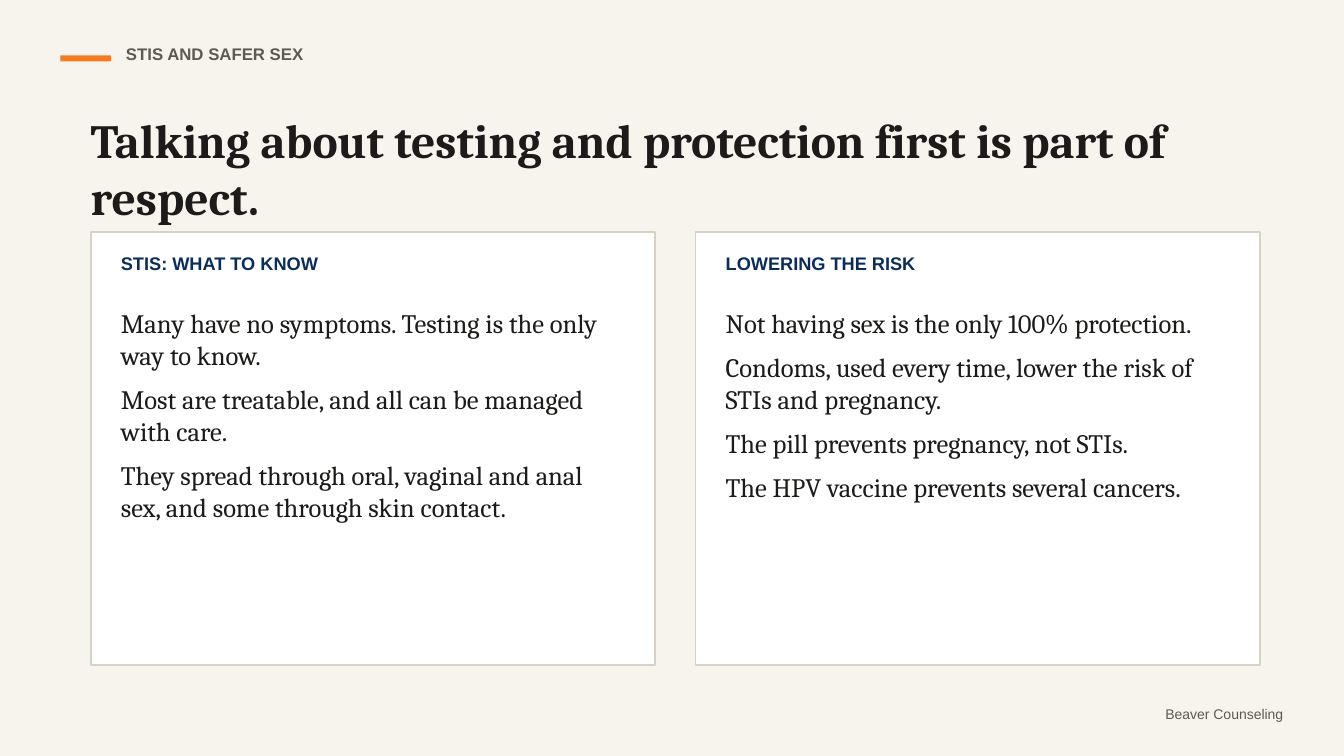
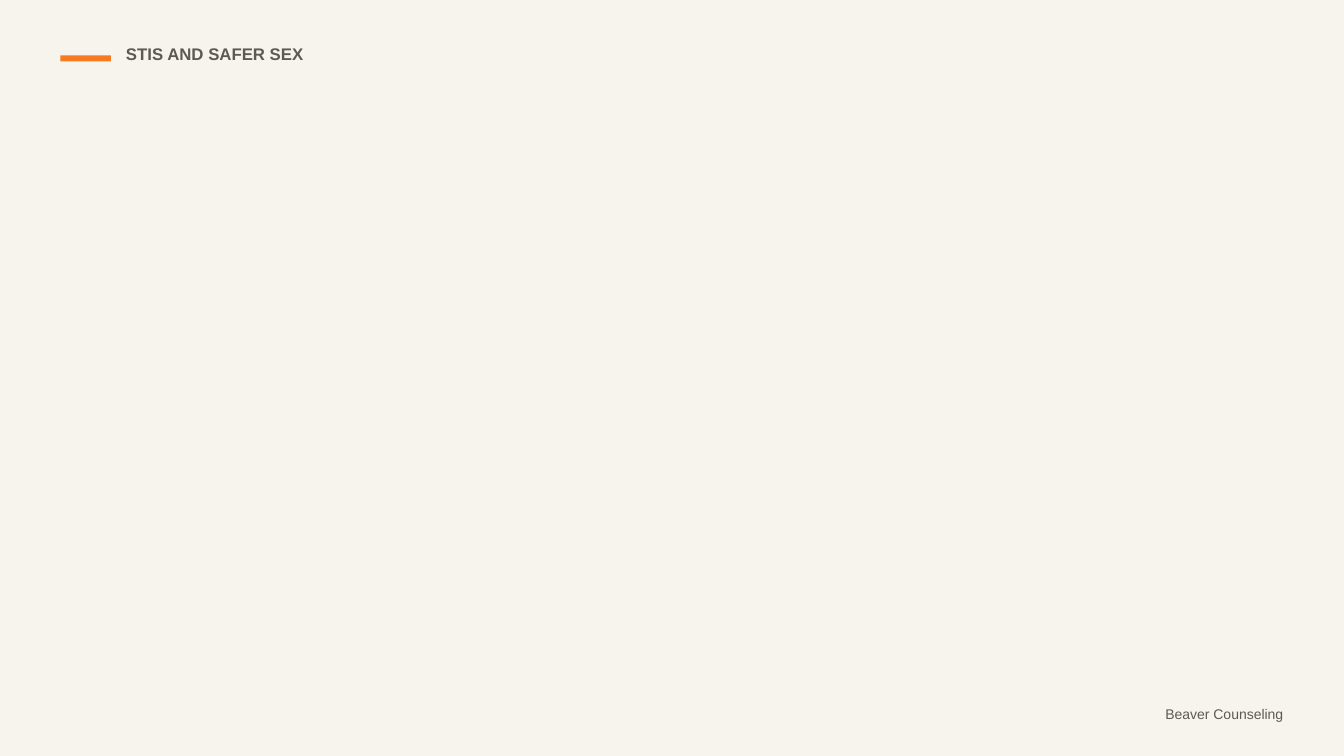
Before and after one commit to rmwtoolkit/bcds-toolkit, a slide deck: slide 18 of decks/the-real-thing-lesson-v2.pptx (slide 13 before the commit). Drawn at 1344x756 pixels with LibreOffice and Linux fonts; fonts in the diff are those of the drawing; background and template pictures are left out. Boxes give left, top, right and bottom in pixels: in the first picture for what was removed or moved away, otherwise in the second. Text is boxed around its words. In the diff, an @@ line names an element or a change of style, - is before the commit and + after.

```diff
--- a/decks/the-real-thing-lesson-v2.pptx
+++ b/decks/the-real-thing-lesson-v2.pptx
@@ text removed at box(91, 124, 1165, 225) @@
-Talking about testing and protection first is part of respect.
@@ rectangle removed at box(91, 232, 655, 665) @@
@@ rectangle removed at box(696, 232, 1260, 665) @@
@@ text removed at box(121, 257, 318, 270) @@
-STIS: WHAT TO KNOW
@@ text removed at box(726, 257, 915, 270) @@
-LOWERING THE RISK
@@ text removed at box(121, 314, 597, 523) @@
-Many have no symptoms. Testing is the only way to know.
-Most are treatable, and all can be managed with care.
-They spread through oral, vaginal and anal sex, and some through skin contact.
@@ text removed at box(726, 314, 1193, 503) @@
-Not having sex is the only 100% protection.
-Condoms, used every time, lower the risk of STIs and pregnancy.
-The pill prevents pregnancy, not STIs.
-The HPV vaccine prevents several cancers.
```
Also in this commit, not shown: 10 other slides changed, 13 slides added, 7 slides removed, 23 other files.
